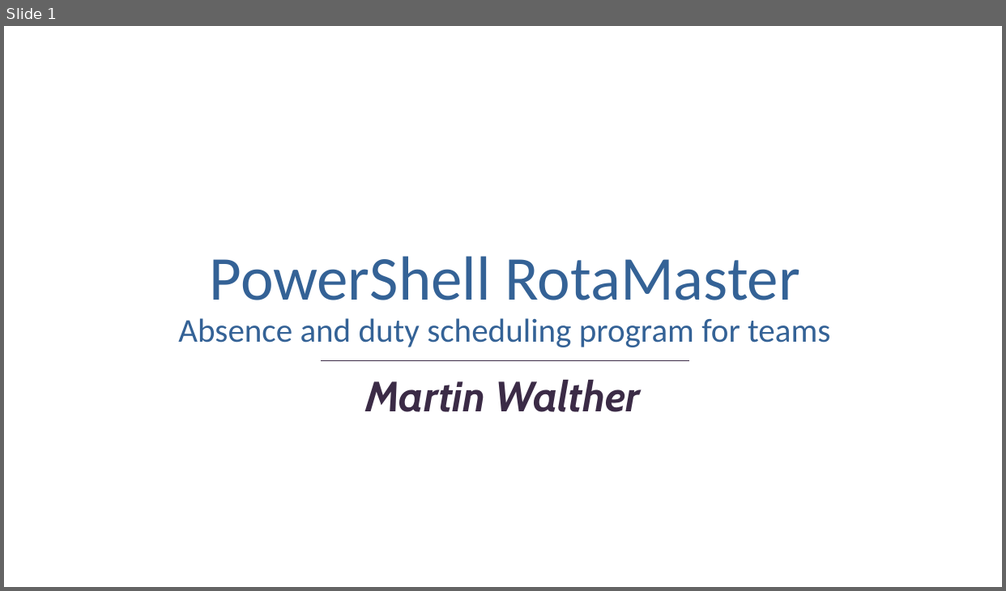
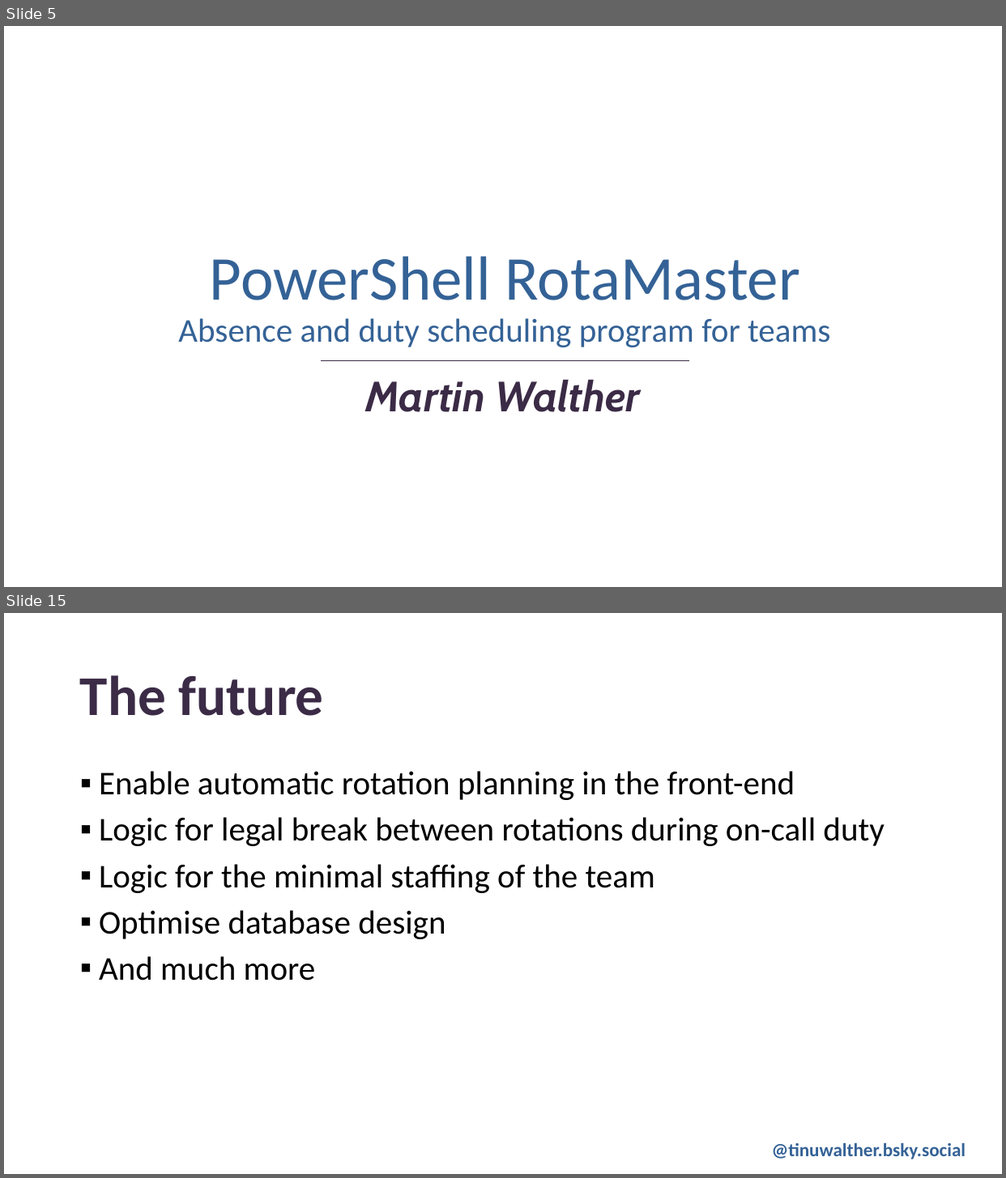
Before and after one commit to tinuwalther/RotaMaster, a slide deck: RotaMaster.pptx. Shown one above the other, each under a label of ours: slide 1 before the commit, slides 5 and 15 after it; the slides between them are not shown. The pictures are 1006x591 and 1006x1178 pixels, drawn with LibreOffice and Linux fonts; fonts in the diff are those of the drawing; background and template pictures are left out. Boxes give left, top, right and bottom in pixels: in the first picture for what was removed or moved away, otherwise in the second. Text is boxed around its words. In the diff, an @@ line names an element or a change of style, - is before the commit and + after.

```diff
--- a/RotaMaster.pptx
+++ b/RotaMaster.pptx
@@ slide 15 added at (4, 613, 1002, 1174), background picture (left out) @@
@@ title added at (80, 675, 324, 716), 54 pt, text #3B2B46, bold @@
+The future
@@ text added at (99, 771, 884, 981), 32 pt, text #000000 @@
+▪ Enable automatic rotation planning in the front-end
+▪ Logic for legal break between rotations during on-call duty
+▪ Logic for the minimal staffing of the team
+▪ Optimise database design
+▪ And much more
@@ text added at (772, 1143, 966, 1160), 18 pt, text #346296, bold @@
+@tinuwalther.bsky.social
@@ what was slide 1 is now slide 5 @@
```
Also in this commit, not shown: 10 slides changed, 2 other slides added.
